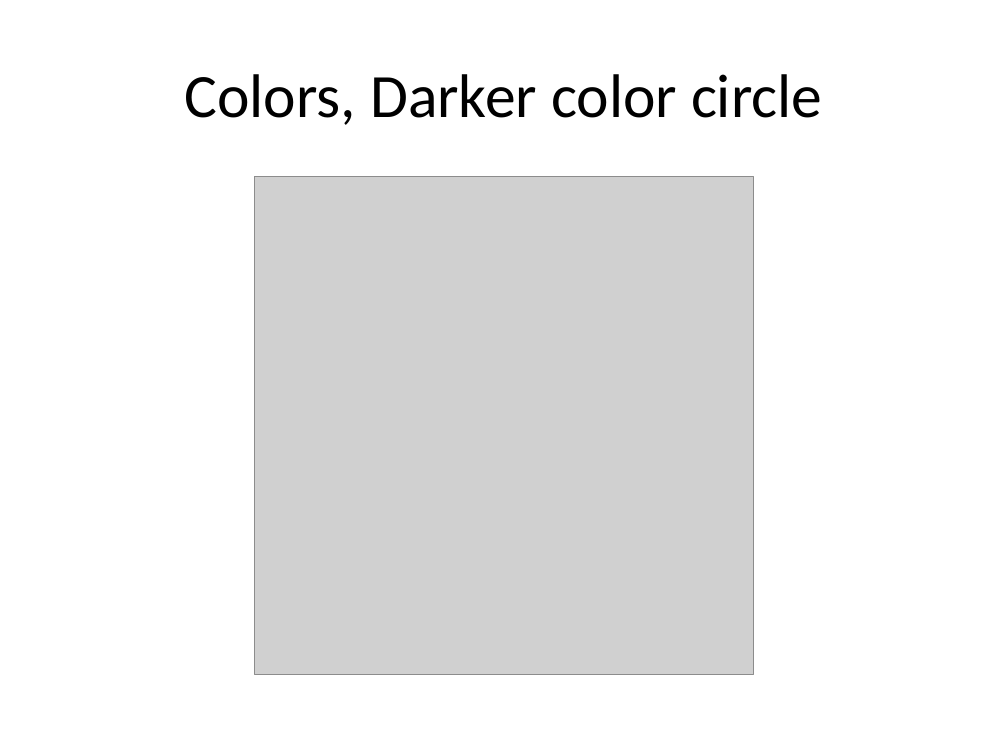
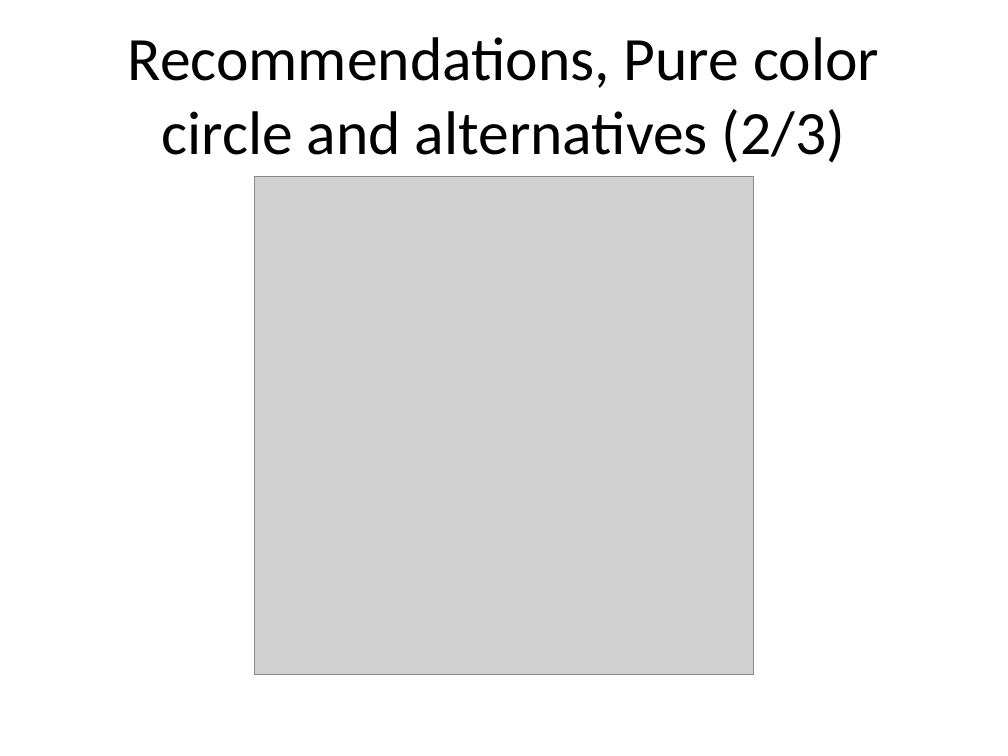
Before and after one commit to pmean/data-visualization, a slide deck: slide 11 of data-viz-02/component/recommendations-colors.pptx (slide 12 before the commit). Drawn at 1008x756 pixels with LibreOffice and Linux fonts; fonts in the diff are those of the drawing; grey boxes stand for pictures. Boxes give left, top, right and bottom in pixels: in the first picture for what was removed or moved away, otherwise in the second. Text is boxed around its words. In the diff, an @@ line names an element or a change of style, - is before the commit and + after.

```diff
--- a/data-viz-02/component/recommendations-colors.pptx
+++ b/data-viz-02/component/recommendations-colors.pptx
@@ title at (128, 37, 879, 163): text changed @@
-Colors, Darker color circle
+Recommendations, Pure color circle and alternatives (2/3)
```
Also in this commit, not shown: 11 other slides changed, 6 slides added, 3 slides removed, 40 other files.
